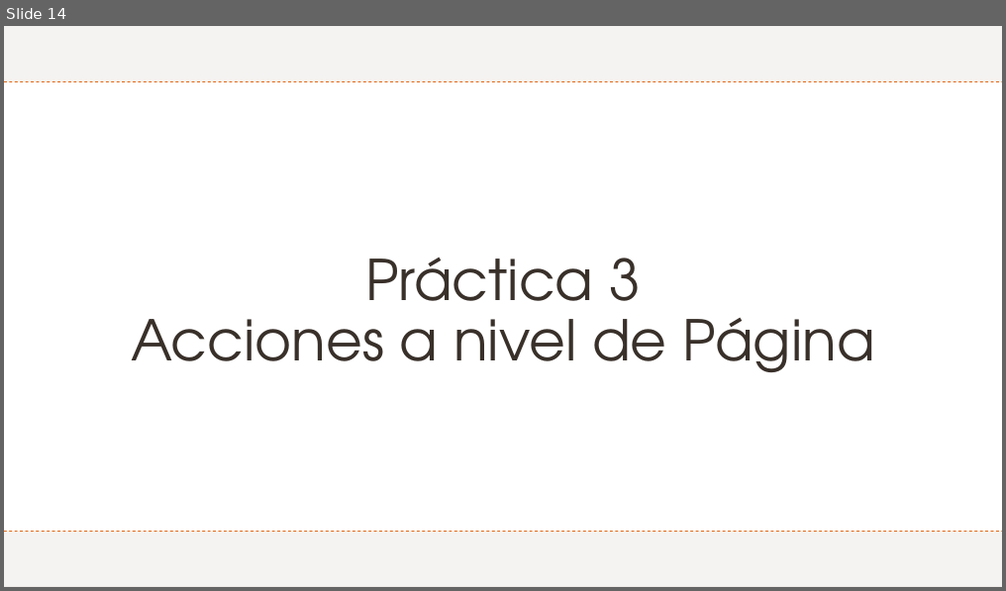
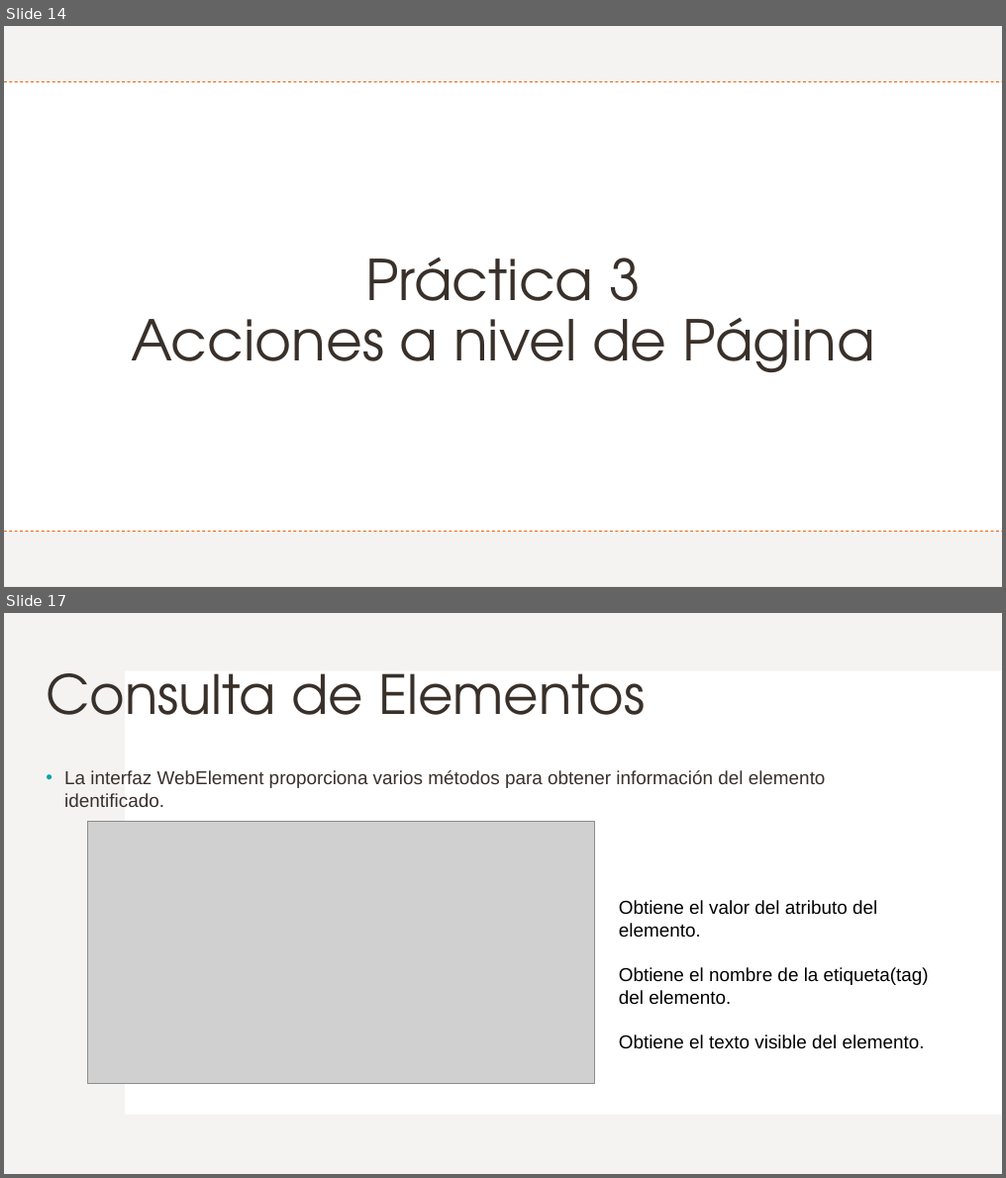
Before and after one commit to Charris1904/automation-qa-sessions, a slide deck: files/4. Selenium.pptx. Shown one above the other, each under a label of ours: slide 14 before the commit, slides 14 and 17 after it; the slides between them are not shown. The pictures are 1006x591 and 1006x1178 pixels, drawn with LibreOffice and Linux fonts; fonts in the diff are those of the drawing; grey boxes stand for pictures. Boxes give left, top, right and bottom in pixels: in the first picture for what was removed or moved away, otherwise in the second. Text is boxed around its words. In the diff, an @@ line names an element or a change of style, - is before the commit and + after.

```diff
--- a/files/4. Selenium.pptx
+++ b/files/4. Selenium.pptx
@@ slide 17 added at <box>4,613,1002,1174</box>, background #FFFFFF; not listed: 1 template element that a slide beside it also shows @@
@@ rectangle added at <box>126,671,1002,1115</box>, fill #FFFFFF @@
@@ title added at <box>46,673,645,715</box>, 52 pt, text #39302A @@
+Consulta de Elementos
@@ text added at <box>64,770,826,807</box>, 18 pt, text #39302A @@
+• La interfaz WebElement proporciona varios métodos para obtener información del elemento identificado.
@@ picture added at <box>88,822,594,1084</box> @@
@@ text added at <box>619,900,929,1050</box>, 18 pt, text #000000 @@
+Obtiene el valor del atributo del elemento.
+Obtiene el nombre de la etiqueta(tag) del elemento.
+Obtiene el texto visible del elemento.
```
Also in this commit, not shown: 4 other slides added.
